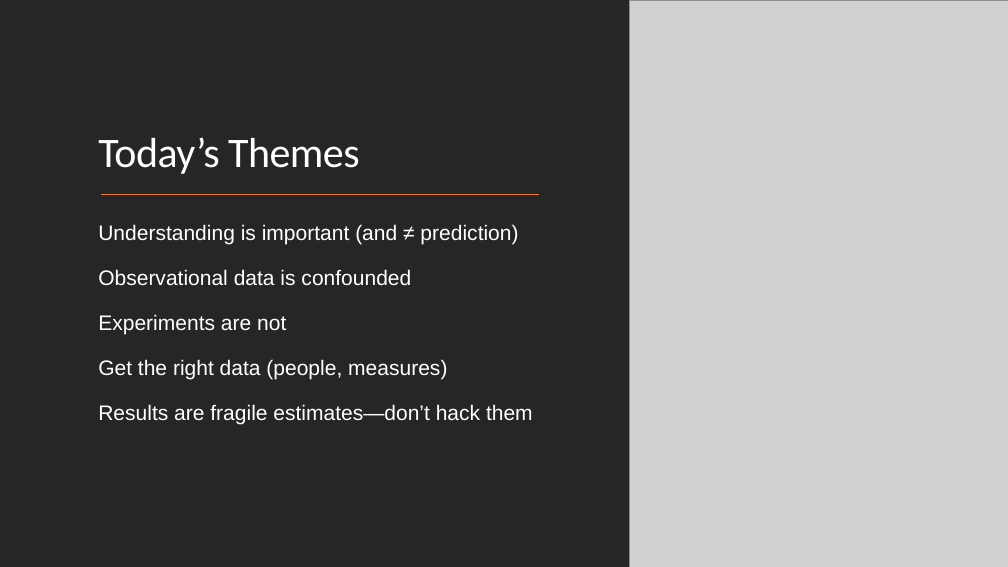
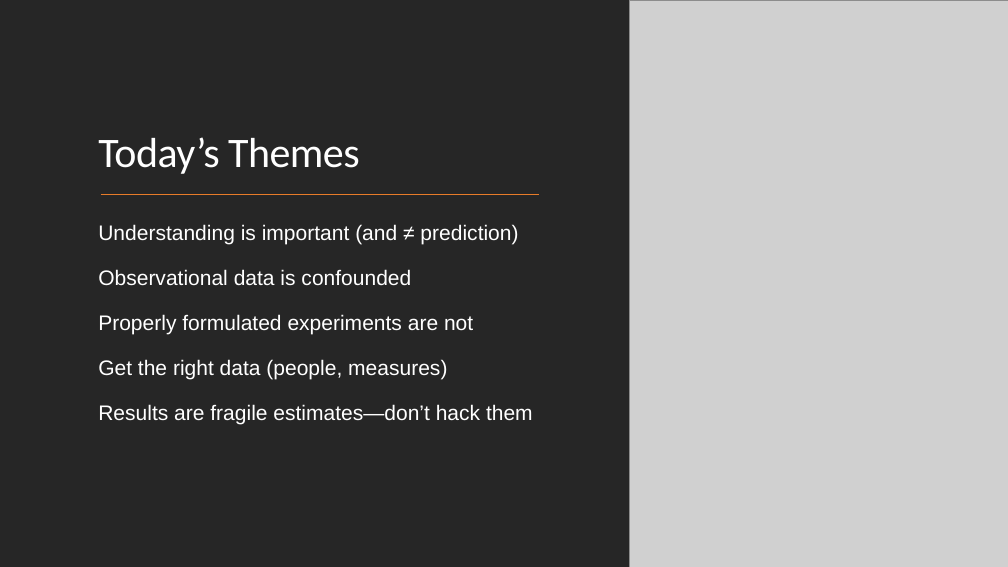
Before and after one commit to StephenElston/StatisticalMethodsForDataScience, a slide deck: slide 2 of ThinkingLikeAScientist/05 - Wrapup.pptx. Drawn at 1008x567 pixels with LibreOffice and Linux fonts; fonts in the diff are those of the drawing; grey boxes stand for pictures. Boxes give left, top, right and bottom in pixels: in the first picture for what was removed or moved away, otherwise in the second. Text is boxed around its words. In the diff, an @@ line names an element or a change of style, - is before the commit and + after.

```diff
--- a/ThinkingLikeAScientist/05 - Wrapup.pptx
+++ b/ThinkingLikeAScientist/05 - Wrapup.pptx
@@ text at bbox=[98, 314, 473, 334]: text changed @@
-  Experiments are not
+  Properly formulated experiments are not
```
Also in this commit, not shown: 1 other slide changed.
